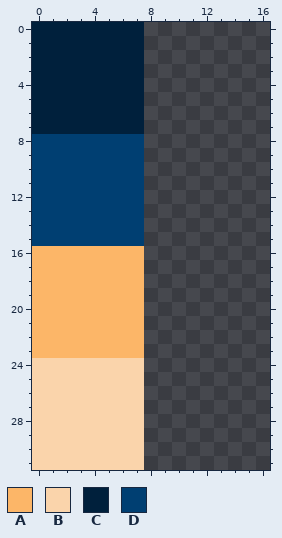
Two states of a pixel-art sprite, public/tileset/tileset.png. The picture above was drawn from the file before the commit.
The file is 32x32 pixels. Shown: x 0..16, y 0..31.
Palette (. is transparent): A #fcb668  B #fad4ab  C #00203c  D #003f72
Pixels before, first column x 0:
 0 CCCCCCCC
 1 CCCCCCCC
 2 CCCCCCCC
 3 CCCCCCCC
 4 CCCCCCCC
 5 CCCCCCCC
 6 CCCCCCCC
 7 CCCCCCCC
 8 DDDDDDDD
 9 DDDDDDDD
10 DDDDDDDD
11 DDDDDDDD
12 DDDDDDDD
13 DDDDDDDD
14 DDDDDDDD
15 DDDDDDDD
16 AAAAAAAA
17 AAAAAAAA
18 AAAAAAAA
19 AAAAAAAA
20 AAAAAAAA
21 AAAAAAAA
22 AAAAAAAA
23 AAAAAAAA
24 BBBBBBBB
25 BBBBBBBB
26 BBBBBBBB
27 BBBBBBBB
28 BBBBBBBB
29 BBBBBBBB
30 BBBBBBBB
31 BBBBBBBB
After:
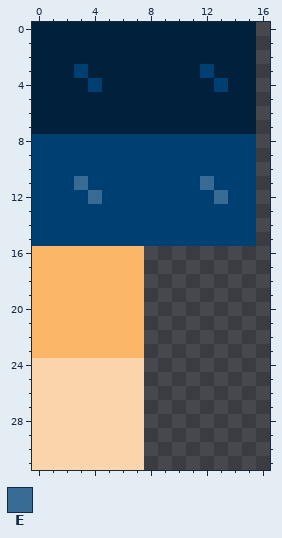
Colours new in this view: E #386b94
Change:
{"y":0,"x":8,"old":"........","new":"CCCCCCCC"}
{"y":1,"x":8,"old":"........","new":"CCCCCCCC"}
{"y":2,"x":8,"old":"........","new":"CCCCCCCC"}
{"y":3,"x":3,"old":"C","new":"D"}
{"y":3,"x":8,"old":"........","new":"CCCCDCCC"}
{"y":4,"x":4,"old":"C","new":"D"}
{"y":4,"x":8,"old":"........","new":"CCCCCDCC"}
{"y":5,"x":8,"old":"........","new":"CCCCCCCC"}
{"y":6,"x":8,"old":"........","new":"CCCCCCCC"}
{"y":7,"x":8,"old":"........","new":"CCCCCCCC"}
{"y":8,"x":8,"old":"........","new":"DDDDDDDD"}
{"y":9,"x":8,"old":"........","new":"DDDDDDDD"}
{"y":10,"x":8,"old":"........","new":"DDDDDDDD"}
{"y":11,"x":3,"old":"D","new":"E"}
{"y":11,"x":8,"old":"........","new":"DDDDEDDD"}
{"y":12,"x":4,"old":"D","new":"E"}
{"y":12,"x":8,"old":"........","new":"DDDDDEDD"}
{"y":13,"x":8,"old":"........","new":"DDDDDDDD"}
{"y":14,"x":8,"old":"........","new":"DDDDDDDD"}
{"y":15,"x":8,"old":"........","new":"DDDDDDDD"}
